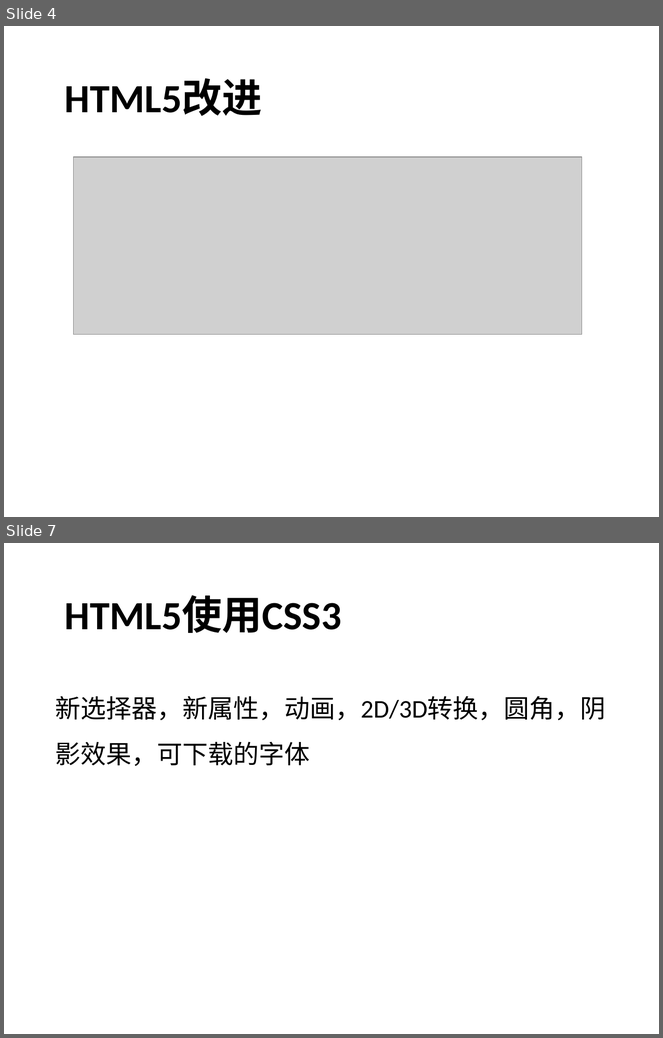
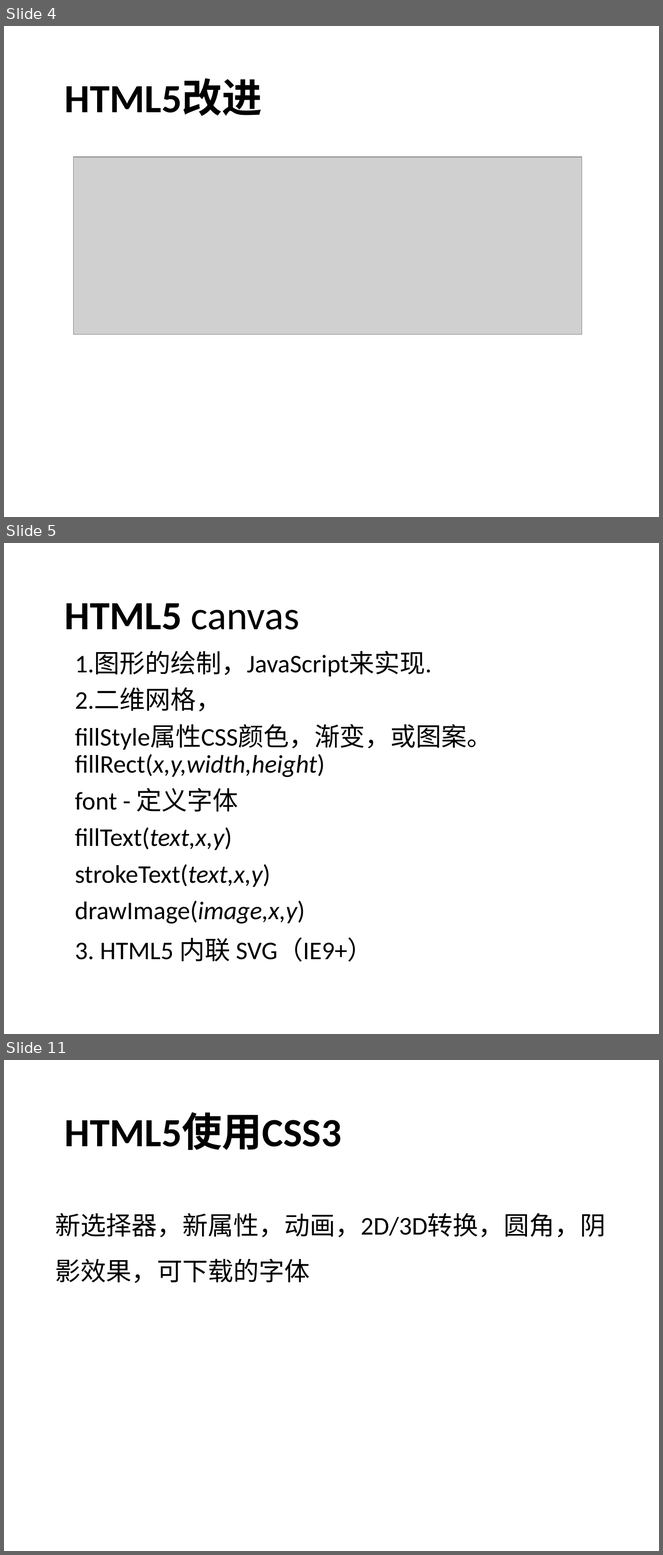
Before and after one commit to EvaSummers/sharing, a slide deck: HTML5_sharing.ppt. Shown one above the other, each under a label of ours: slides 4 and 7 before the commit, slides 4, 5 and 11 after it; the slides between them are not shown. The pictures are 663x1038 and 663x1555 pixels, drawn with LibreOffice and Linux fonts; fonts in the diff are those of the drawing; grey boxes stand for pictures; background and template pictures are left out. Boxes give left, top, right and bottom in pixels: in the first picture for what was removed or moved away, otherwise in the second. Text is boxed around its words. In the diff, an @@ line names an element or a change of style, - is before the commit and + after.

```diff
--- a/HTML5_sharing.ppt
+++ b/HTML5_sharing.ppt
@@ slide 5 added at (4, 543, 659, 1034), background picture (left out) @@
@@ title added at (65, 603, 300, 630), 44 pt, text #000000 @@
+HTML5 canvas
@@ text added at (75, 652, 492, 962), 28 pt, text #000000 @@
+1.图形的绘制，JavaScript来实现.
+2.二维网格，
+fillStyle属性CSS颜色，渐变，或图案。fillRect(x,y,width,height)
+font - 定义字体
+fillText(text,x,y)
+strokeText(text,x,y)
+drawImage(image,x,y)
+3. HTML5 内联 SVG（IE9+）
@@ what was slide 7 is now slide 11 @@
```
Also in this commit, not shown: 5 other slides added, 3 slides removed, 1 other file.
